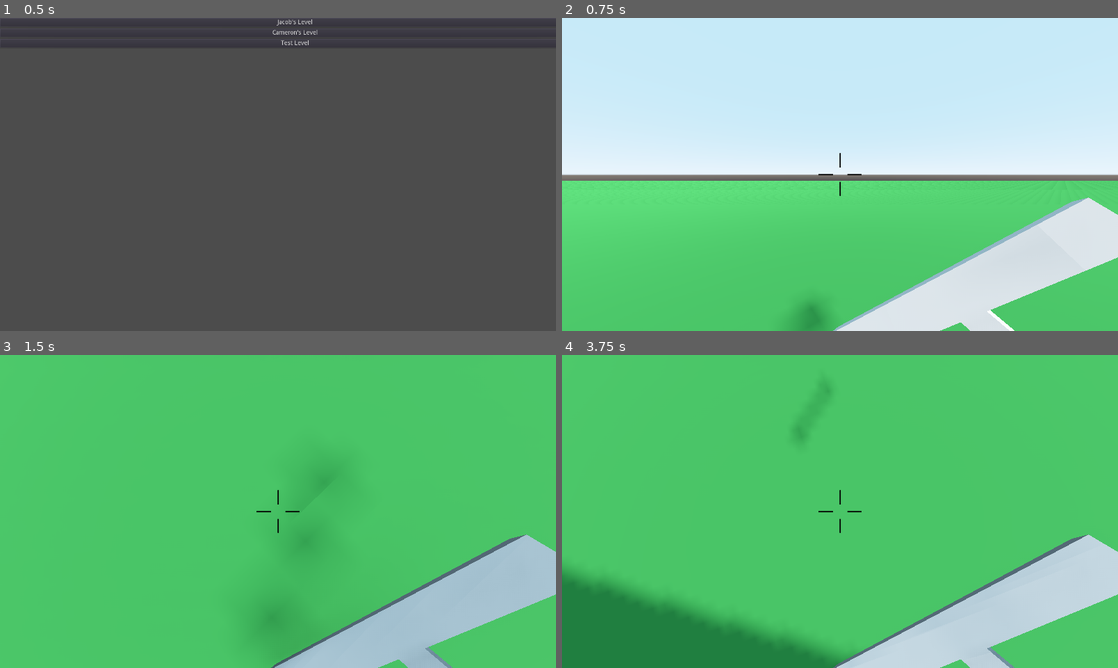
Above: before the commit, frames 1-4 (two rows, left to right).
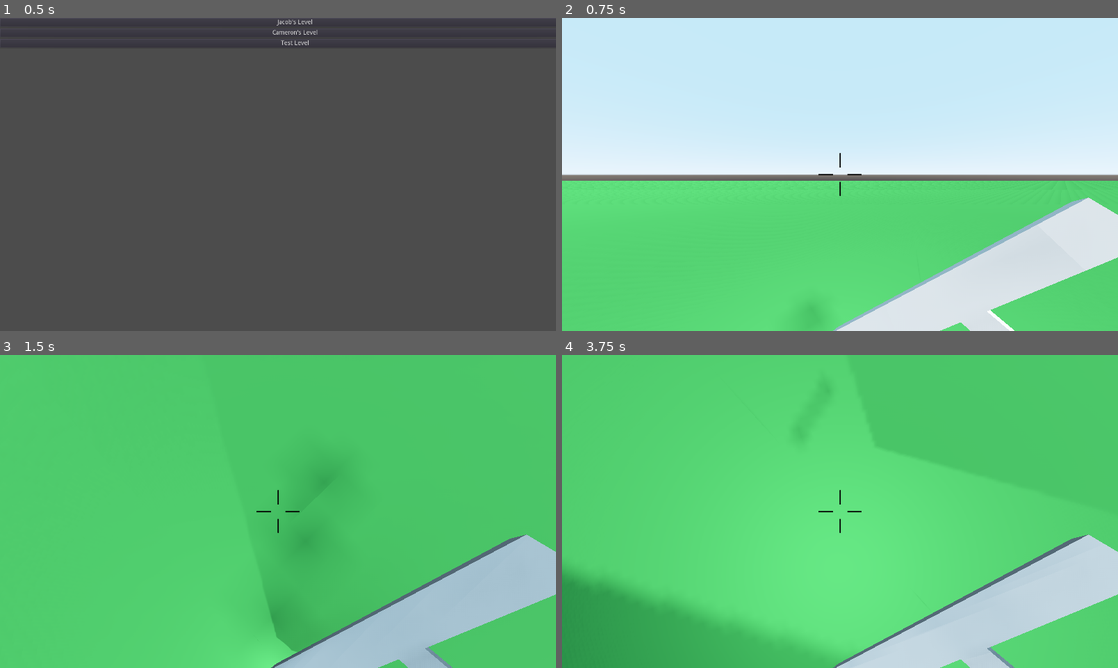
Above: after the commit, the same moments.

Repository: camgrodgers/senior-fps
Game: Godot game, scene res://Main.tscn
The game is run twice, just before and just after one commit, with the same random seed, the same clock (stepped at 60 frames per second) and the same inputs.
Inputs (mouse positions are in pixels of both pictures, inside the frame that each line leads up to):
- Up to frame 1 (0.5 s): no input
- Up to frame 2 (0.75 s): click "Jacob's Level" at 0.5 s
- Up to frame 3 (1.5 s): tap Enter at 1.25 s; move the mouse to (305, 511) at 1.27 s; hold Up (move_forward) from 1.28 s (still down); tap C (crouch) at 1.35 s
- Up to frame 4 (3.75 s): keep holding Up (move_forward); tap Space (jump) at 1.52, 2.27, 3.5 s; move the mouse to (812, 511) at 2.02 s; tap E (interact) at 2.1 s; move the mouse to (851, 505) at 2.77 s; hold Shift (sprint) 2.78-3.53 s; move the mouse to (834, 517) at 3.52 s; click (834, 517) at 3.6 s

Frame 1 is identical in both runs. In frame 2, 1.4% of the frame differs, in the area x 35-56%, y 87-100%; in frame 3, 1.3%; in frame 4, 27%, in the area x 2-70%, y 11-100%.
Error before the commit: Parse Error: Mixed tabs and spaces in indentation. (res://Enemies/Enemy.gd:204)

Commit message:
Added audio to gun, removed velocity printing used for debugging footsteps

Diff:
--- a/Enemies/Enemy.gd
+++ b/Enemies/Enemy.gd
@@ -201,7 +201,7 @@
 				return
 		SHOOT:
 			###TO DO: ADD POPPING OUT OF COVER###
-      if can_see_player and not $Enemy_audio_player.playing():
+			if can_see_player and not $Enemy_audio_player.playing():
 				$Enemy_audio_player.play_sound($Enemy_audio_player.enemy_shot)
 			aim_at_player(delta)
 			cover_timer += delta
--- a/Equippables/TestGun.tscn
+++ b/Equippables/TestGun.tscn
@@ -46,19 +46,23 @@
 "update": 1,
 "values": [ true, false ]
 }
-tracks/4/type = "audio"
-tracks/4/path = NodePath("AudioStreamPlayer")
-tracks/4/interp = 1
-tracks/4/loop_wrap = true
-tracks/4/imported = false
-tracks/4/enabled = true
-tracks/4/keys = {
+tracks/3/type = "audio"
+tracks/3/path = NodePath("AudioStreamPlayer")
+tracks/3/interp = 1
+tracks/3/loop_wrap = true
+tracks/3/imported = false
+tracks/3/enabled = true
+tracks/3/keys = {
 "clips": [ {
-"end_offset": 2.54,
+"end_offset": 0.0,
+"start_offset": 0.0,
+"stream": null
+}, {
+"end_offset": 2.85,
 "start_offset": 0.0,
 "stream": ExtResource( 2 )
 } ],
-"times": PoolRealArray( 0 )
+"times": PoolRealArray( 0, 0.03 )
 }
 
 [sub_resource type="Animation" id=3]
@@ -107,7 +111,6 @@
 
 [node name="OmniLight" type="OmniLight" parent="."]
 transform = Transform( 1, 0, 0, 0, 1, 6.33299e-08, 0, 0, 1, 0, -0.00617431, -0.767362 )
-visible = false
 shadow_enabled = true
 omni_range = 10.0
 
--- a/Player/Player.gd
+++ b/Player/Player.gd
@@ -22,8 +22,7 @@
 	$Sound_Player.play_sound($Sound_Player.gun_cock)
 func _process(delta) -> void:
 	$Danger_Player.volume_db = -50 + PlayerStats.danger_level / 2
-	print(vel)
-	if (vel >= Vector3(.5, 0, .5) or vel <= Vector3(-.5, 0, -.5)) and is_on_floor():
+	if (vel >= Vector3(.5, 0, .5) or vel <= Vector3(-.5, 0, -.5)) and is_on_floor() and not is_dead:
 
 		if not $Footsteps.playing:
 			$Footsteps.play()
